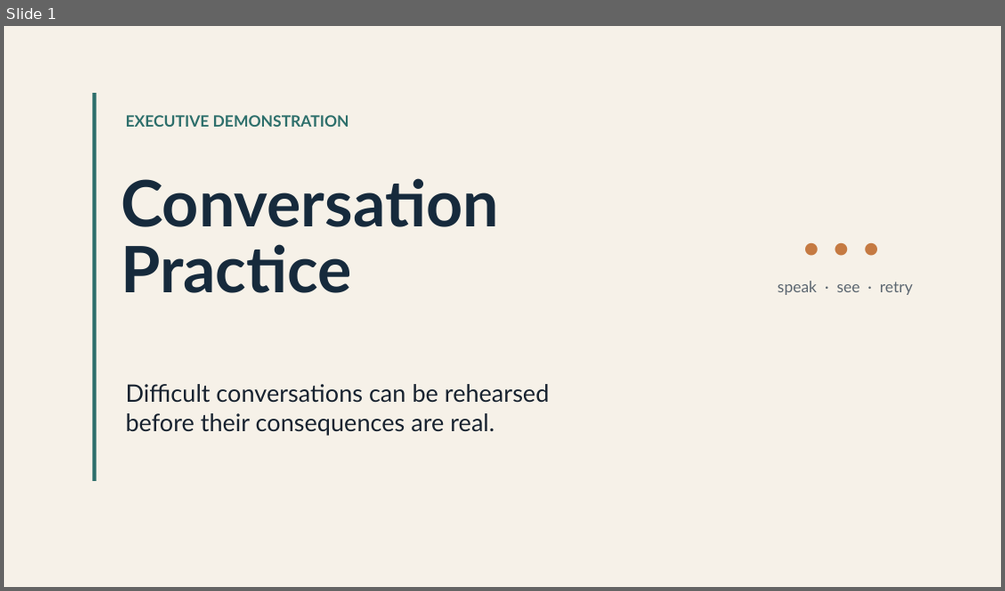
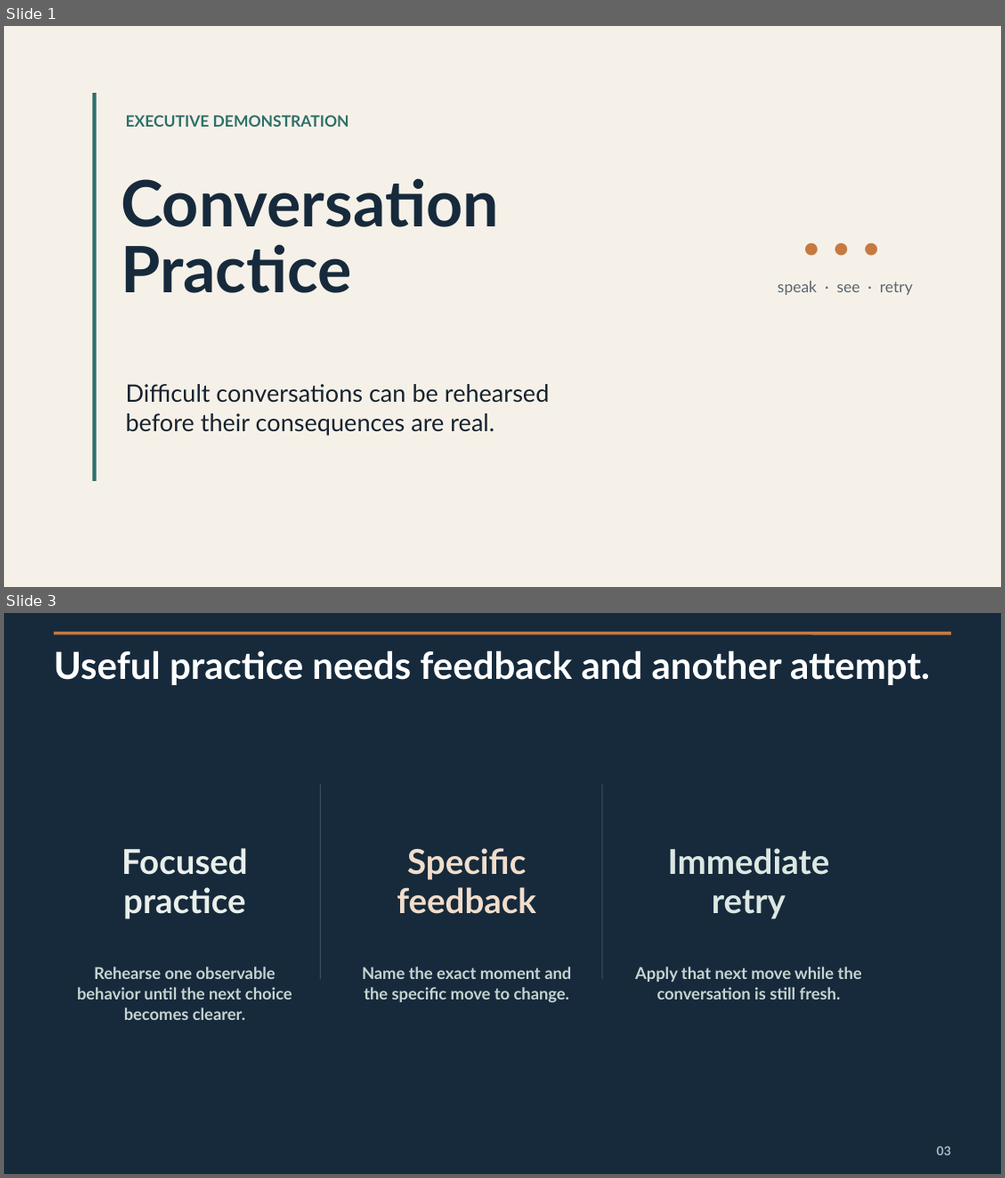
Before and after one commit to Peeb-Dalpeeb/conversation_practice, a slide deck: Conversation-Practice-Executive-Demo.pptx. Shown one above the other, each under a label of ours: slide 1 before the commit, slides 1 and 3 after it; the slides between them are not shown. The pictures are 1005x591 and 1005x1178 pixels, drawn with LibreOffice and Linux fonts; fonts in the diff are those of the drawing. Boxes give left, top, right and bottom in pixels: in the first picture for what was removed or moved away, otherwise in the second. Text is boxed around its words. In the diff, an @@ line names an element or a change of style, - is before the commit and + after.

```diff
--- a/Conversation-Practice-Executive-Demo.pptx
+++ b/Conversation-Practice-Executive-Demo.pptx
@@ slide 3 added at (4, 613, 1001, 1174), background #162A3C @@
@@ line added from (54, 633) to (952, 633), #C57A42 3 pt @@
@@ text added at (54, 650, 930, 685), 36 pt, text #FFFFFF, bold @@
+Useful practice needs feedback and another attempt.
@@ line added from (320, 784) to (320, 980), #526271 0.75 pt @@
@@ line added from (602, 784) to (602, 980), #526271 0.75 pt @@
@@ text added at (121, 848, 248, 919), 33 pt, text #E9EFEA, bold @@
+Focused
+practice
@@ text added at (396, 848, 536, 914), 33 pt, text #F1DDCB, bold @@
+Specific
+feedback
@@ text added at (668, 848, 830, 919), 33 pt, text #DCE7E2, bold @@
+Immediate
+retry
@@ text added at (77, 966, 292, 1020), 15.8 pt, text #C7D3D0, bold @@
+Rehearse one observable behavior until the next choice becomes clearer.
@@ text added at (362, 966, 571, 1003), 15.8 pt, text #C7D3D0, bold @@
+Name the exact moment and the specific move to change.
@@ text added at (635, 966, 862, 999), 15.8 pt, text #C7D3D0, bold @@
+Apply that next move while the conversation is still fresh.
@@ text added at (937, 1146, 951, 1155), 12 pt, text #A8B7C1, bold @@
+03
```
Also in this commit, not shown: 7 slides changed, 1 slide removed.
